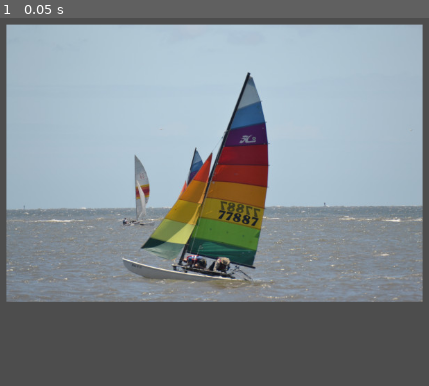
Above: before the commit, frame 1.
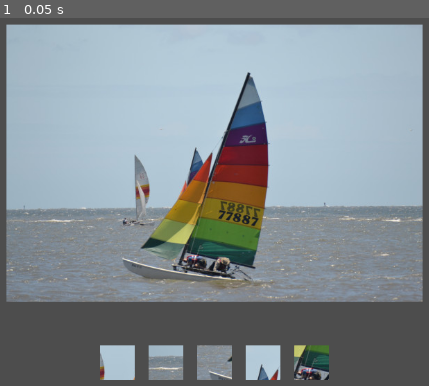
Above: after the commit, the same moment.

Repository: BriarSMC/Patterns
Game: Godot game, scene res://scene/game_play.tscn
Same seed, same stepped clock (60 frames per second), same inputs: the game is played once before the commit and once after it. The project has no main scene, so this scene is started directly.
Inputs:
- Up to frame 1 (0.05 s): no input

The runs differ from the first frame. In frame 1, 3.8% of the frame differs, in the area x 23-77%, y 88-99%.

Commit message:
prepare for refactor Patterns

Diff:
--- /dev/null
+++ b/autoload/config.gd
@@ -0,0 +1,11 @@
+extends Node
+
+const pattern_list = [
+	[66, 77, 52, 75, 18, 69, 61, 41],
+]
+
+const picture_list = [
+	"res://images/pictures/testpic1.jpg",
+]
+
+var current_picture := 0
--- /dev/null
+++ b/autoload/config.tscn
@@ -0,0 +1,6 @@
+[gd_scene load_steps=2 format=3 uid="uid://ckf43c2gh7km0"]
+
+[ext_resource type="Script" path="res://autoload/config.gd" id="1_gvgfj"]
+
+[node name="Config" type="Node"]
+script = ExtResource("1_gvgfj")
--- a/autoload/constant.gd
+++ b/autoload/constant.gd
@@ -1,4 +1,3 @@
-class_name Constant
 extends Node
 
 
--- a/project.godot
+++ b/project.godot
@@ -13,3 +13,8 @@
 config/name="Patterns"
 config/features=PackedStringArray("4.2", "Forward Plus")
 config/icon="res://icon.svg"
+
+[autoload]
+
+Config="*res://autoload/config.tscn"
+Constant="*res://autoload/constant.tscn"
--- a/scene/game_play.tscn
+++ b/scene/game_play.tscn
@@ -1,13 +1,32 @@
-[gd_scene load_steps=3 format=3 uid="uid://cnlojcsphsmxi"]
+[gd_scene load_steps=4 format=3 uid="uid://cnlojcsphsmxi"]
 
 [ext_resource type="Script" path="res://script/game_play.gd" id="1_lf48k"]
 [ext_resource type="Texture2D" uid="uid://cey5sn8qjpe4i" path="res://images/pictures/testpic1.jpg" id="2_ydn58"]
+[ext_resource type="Texture2D" uid="uid://b6cdt8oh58e0" path="res://images/50x50-red.png" id="3_lt4nm"]
 
-[node name="GamePlay" type="Node2D"]
+[node name="GamePlay" type="Node2D" node_paths=PackedStringArray("pattern_blocks")]
 script = ExtResource("1_lf48k")
+pattern_blocks = [NodePath("Patterns/Patt1"), NodePath("Patterns/Patt2"), NodePath("Patterns/Patt3"), NodePath("Patterns/Patt4"), NodePath("Patterns/Patt5")]
 
 [node name="PictureArea" type="Area2D" parent="."]
 
 [node name="Picture" type="Sprite2D" parent="PictureArea"]
 texture = ExtResource("2_ydn58")
 centered = false
+
+[node name="Patterns" type="Node2D" parent="."]
+
+[node name="Patt1" type="Sprite2D" parent="Patterns"]
+texture = ExtResource("3_lt4nm")
+
+[node name="Patt2" type="Sprite2D" parent="Patterns"]
+texture = ExtResource("3_lt4nm")
+
+[node name="Patt3" type="Sprite2D" parent="Patterns"]
+texture = ExtResource("3_lt4nm")
+
+[node name="Patt4" type="Sprite2D" parent="Patterns"]
+texture = ExtResource("3_lt4nm")
+
+[node name="Patt5" type="Sprite2D" parent="Patterns"]
+texture = ExtResource("3_lt4nm")
--- a/script/game_play.gd
+++ b/script/game_play.gd
@@ -16,15 +16,19 @@
 
 # constants
 
+const patterns_to_find = [66, 77, 52, 75, 18, 69, 61, 41]
+
 # exports (The following properties must be set in the Inspector by the designer)
 
 @export var picture_area_vertical_offset := 60
+@export var pattern_blocks: Array[Sprite2D]
 
 # public variables
 
 # private variables
 
 var box: Rect2
+var patterns: Array[int]
 
 # onready variables
 
@@ -46,12 +50,22 @@
 #==
 # Place the picture in the play area
 # Create Rect2 of the picture
+# Load the patterns to find and shuffle them
+# Arrange the patterns to find boxes on screen
 func _ready() -> void:
 	var vp = get_viewport_rect()
 	picture.position.x = vp.end.x / 2 - Constant.PICTURE_WIDTH / 2
 	picture.position.y = picture_area_vertical_offset
 	box = Rect2(picture.position,
 			Vector2(Constant.PICTURE_WIDTH, Constant.PICTURE_HEIGHT))
+
+	patterns.assign(patterns_to_find)
+	patterns.shuffle()
+	printt(patterns_to_find, patterns)
+
+	arrange_pattern_boxes()
+
+
 
 # _input(event)
 # Look for mouse clicks
@@ -108,4 +122,29 @@
 	return frame_number
 
 
+# arrange_pattern_boxes()
+# Position pattern boxes on the screen
+#
+# Parameters
+#	None
+# Return
+#	None
+#==
+# What the code is doing (steps)
+func arrange_pattern_boxes() -> void:
+	var x_center := get_viewport_rect().end.x / 2
+	var y_pos := get_viewport_rect().end.y - 50 - Constant.PATTERN_SIZE
+	var cur_x := x_center - (int(pattern_blocks.size() / 2) * (Constant.PATTERN_SIZE + 20))
+
+	for i in pattern_blocks.size():
+		pattern_blocks[i].position.y = y_pos
+		pattern_blocks[i].position.x = cur_x
+		cur_x += Constant.PATTERN_SIZE + 20
+		pattern_blocks[i].texture = picture.texture
+		pattern_blocks[i].hframes = Constant.HFRAME_COUNT
+		pattern_blocks[i].vframes = Constant.VFRAME_COUNT
+		pattern_blocks[i].frame = patterns[i]
+		printt("i", i, "pattern #", patterns[i])
+
+
 # Subclasses
Binary file added: images/50x50-red.png
Not shown, added: images/50x50-red.png.import
